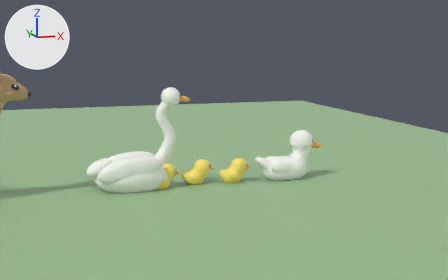
An edit to the Blender file BlenderWork/InteriorProps/critters.blend, drawn before and after from the same camera.
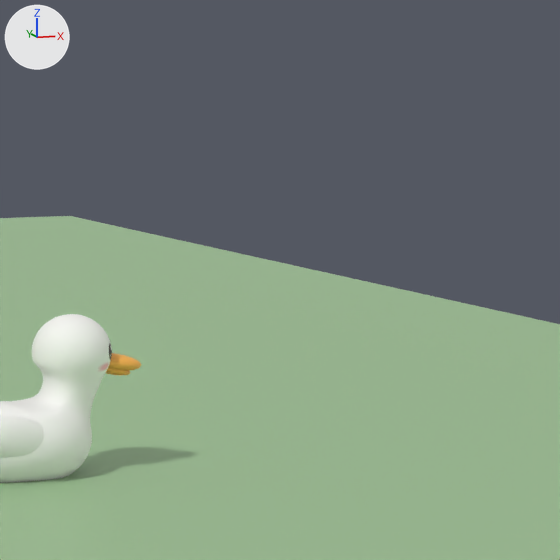
Each version appears first whole from a camera (50 mm lens) standing at (1.1, -4.66, 1.14) and looking at (2.72, 0.45, 0.27), and next in a close-up on the part from 62% to 100% of the width and 13% to 73% of the height. The lights are fixed; the arrows at upper left show +X, +Y and +Z. The first two pictures are the older version.

Before the edit, the objects in view are built like this:
```python
me_critter_duck = bpy.data.meshes.new('Critter_Duck')
me_critter_duck.from_pydata(...)  # 5794 vertices, 6995 faces; spans x -0.254..0.339, y -0.132..0.132, z -0.03..0.395
me_critter_duck.polygons.foreach_set('use_smooth', [True] * 6995)
me_critter_duck.materials.append(mat_m_critters)  # picture img_t_critters_basecolor_png
me_ground = bpy.data.meshes.new('Ground')
me_ground.from_pydata([(-6.0, -6.0, 0.0), (6.0, -6.0, 0.0), (-6.0, 6.0, 0.0), (6.0, 6.0, 0.0)], [], [(0, 1, 3, 2)])
me_ground.materials.append(mat_g)  # greyish green #a0c495
ob_critter_duck = bpy.data.objects.new('Critter_Duck', me_critter_duck)
ob_critter_duck.location = (3.1, 0.0, 0.0)
ob_ground = bpy.data.objects.new('Ground', me_ground)
ob_ground.location = (0.0, 0.0, 0.0)
```
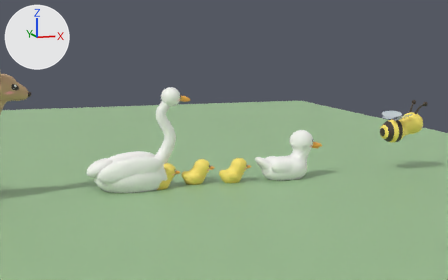
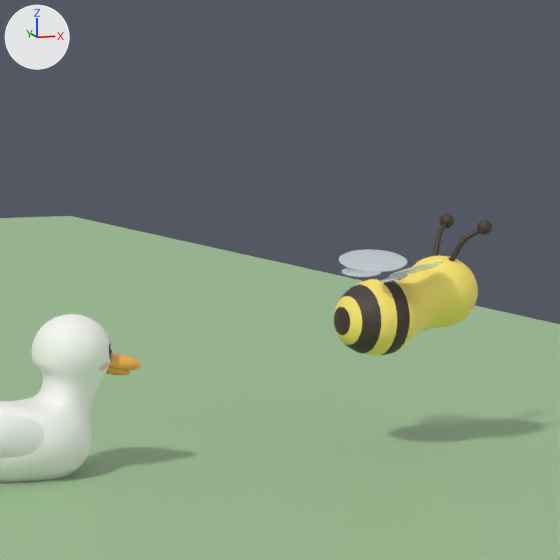
Pixel boxes (x1, y1, x2, y2) of what changed, in the close-ups (560 x 560 px):
'Critter_Bee', added (yellow): after (333, 214, 492, 356)
'Critter_BeeWings', added: after (339, 249, 444, 283)

Edits to the bpy script that builds the scene:
```text
Add mat_wing:
    mat_wing = principled_material('Wing')
    mat_wing.base_color = (0.85, 0.95, 1.0)  # white #edf9ff
    mat_wing.roughness = 0.05
    mat_wing.alpha = 0.45
Add me_critter_beewings:
    me_critter_beewings.from_pydata(...)  # 968 vertices, 1040 faces; spans x -0.13..0.05, y -0.164..0.164, z 0.1..0.159
    me_critter_beewings.polygons.foreach_set('use_smooth', [True] * 1040)
    me_critter_beewings.materials.append(mat_wing)  # white #edf9ff
Add me_critter_bee:
    me_critter_bee.from_pydata(...)  # 6896 vertices, 8119 faces; spans x -0.192..0.201, y -0.106..0.106, z -0.101..0.254
    me_critter_bee.polygons.foreach_set('use_smooth', [True] * 8119)
    me_critter_bee.materials.append(mat_m_critters)  # picture img_t_critters_basecolor_png
Add ob_critter_beewings:
    ob_critter_beewings = bpy.data.objects.new('Critter_BeeWings', me_critter_beewings)
    ob_critter_beewings.location = (4.2, 0.0, 0.35)
Add ob_critter_bee:
    ob_critter_bee = bpy.data.objects.new('Critter_Bee', me_critter_bee)
    ob_critter_bee.location = (4.2, 0.0, 0.35)
```
